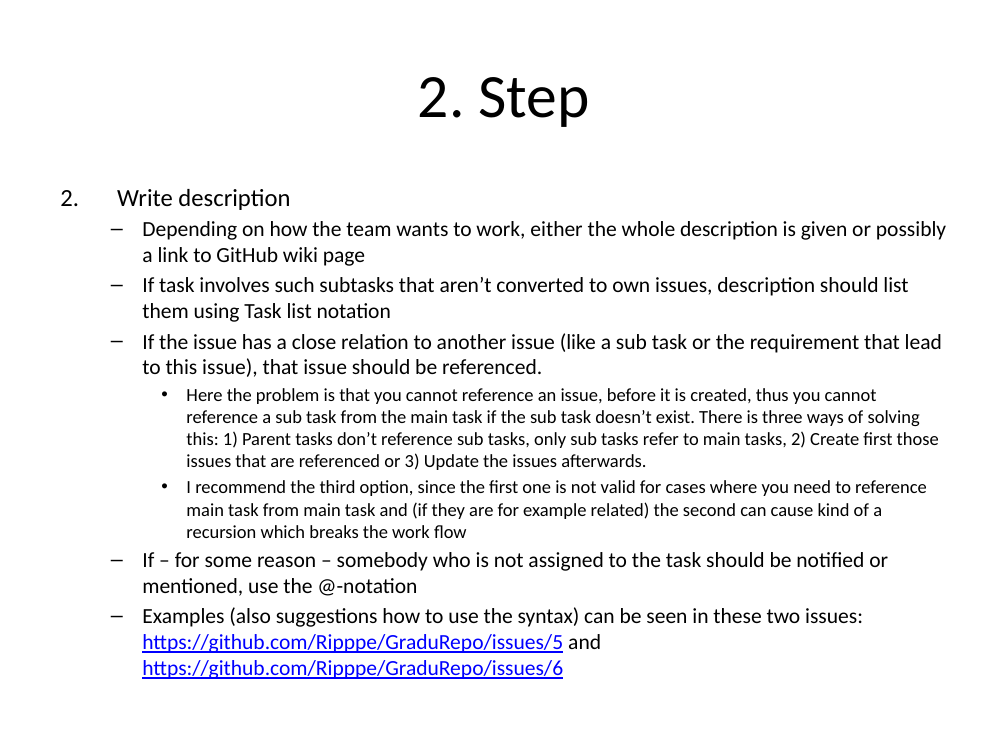
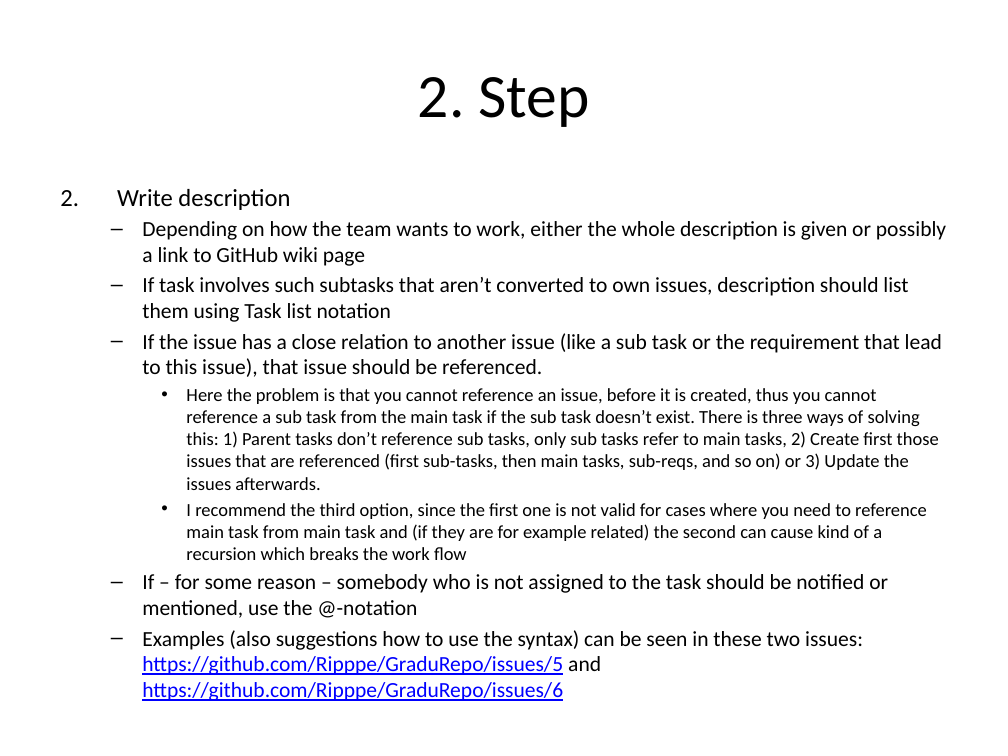
Before and after one commit to Ripppe/GraduRepo, a slide deck: slide 26 of Managing requirements in GitHub.pptx. Drawn at 1008x756 pixels with LibreOffice and Linux fonts; fonts in the diff are those of the drawing. Boxes give left, top, right and bottom in pixels: in the first picture for what was removed or moved away, otherwise in the second. Text is boxed around its words. In the diff, an @@ line names an element or a change of style, - is before the commit and + after.

```diff
--- a/Managing requirements in GitHub.pptx
+++ b/Managing requirements in GitHub.pptx
@@ text at [186,388,939,490]: text changed @@
-    • Here the problem is that you cannot reference an issue, before it is created, thus you cannot reference a sub task from the main task if the sub task doesn’t exist. There is three ways of solving this: 1) Parent tasks don’t reference sub tasks, only sub tasks refer to main tasks, 2) Create first those issues that are referenced or 3) Update the issues afterwards.
+    • Here the problem is that you cannot reference an issue, before it is created, thus you cannot reference a sub task from the main task if the sub task doesn’t exist. There is three ways of solving this: 1) Parent tasks don’t reference sub tasks, only sub tasks refer to main tasks, 2) Create first those issues that are referenced (first sub-tasks, then main tasks, sub-reqs, and so on) or 3) Update the issues afterwards.
```
Also in this commit, not shown: 27 other slides changed, 1 slide added, 1 other file.
